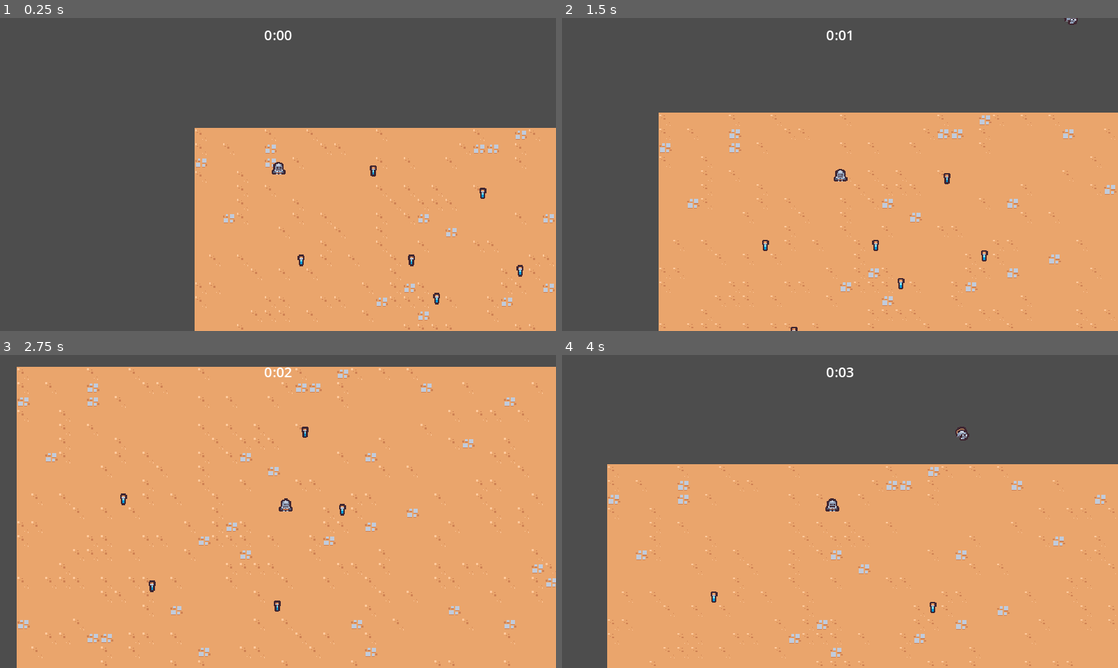
Above: before the commit, frames 1-4 (two rows, left to right).
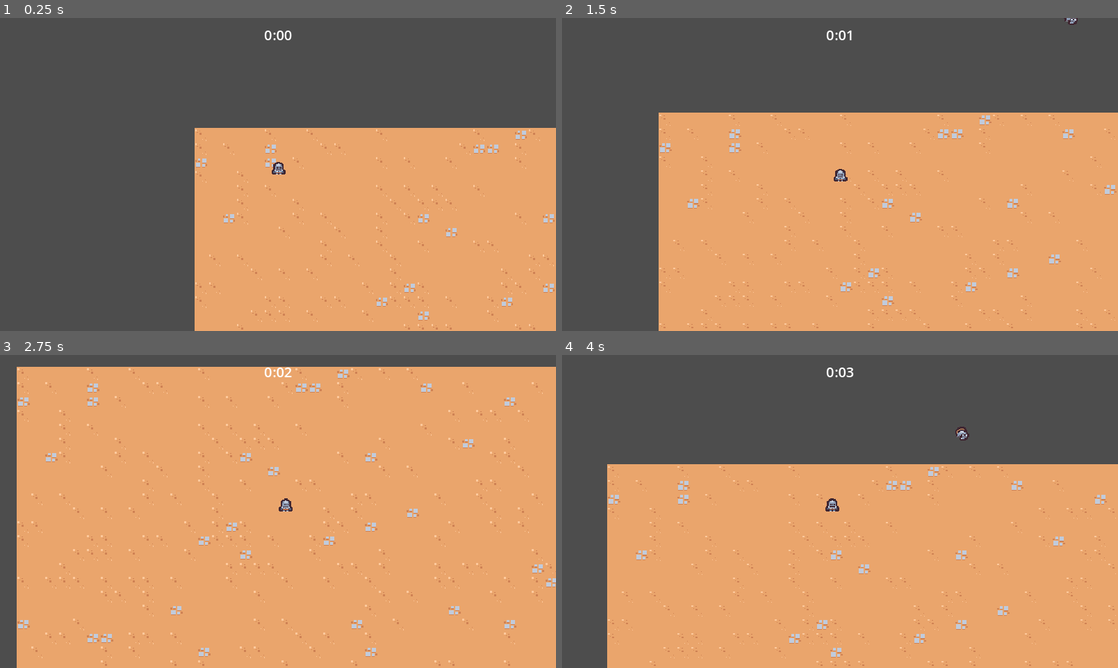
Above: after the commit, the same moments.

Repository: tchapley/2DSurvivorCourse
Game: Godot game, scene res://scenes/main/main.tscn
Same seed, same stepped clock (60 frames per second), same inputs: the game is played once before the commit and once after it.
Inputs:
- Up to frame 1 (0.25 s): no input
- Up to frame 2 (1.5 s): hold D (move_right) 0.53-1.28 s; hold S (move_down) from 1.28 s (still down)
- Up to frame 3 (2.75 s): release S (move_down) at 2.03 s; hold D (move_right) from 2.03 s (still down)
- Up to frame 4 (4 s): release D (move_right) at 2.78 s; hold W (move_up) 2.78-3.53 s; hold A (move_left) from 3.53 s (still down)

The runs differ from the first frame. In frame 1, 0.2% of the frame differs, in the area x 53-95%, y 47-92%; in frame 2, 0.2%; in frame 3, 0.2%; in frame 4, less than 0.1%.

Commit message:
Video 18: Introductory to components. Added a health component and a vial drop component

Diff:
--- /dev/null
+++ b/scenes/component/health_component.gd
@@ -0,0 +1,21 @@
+extends Node
+class_name HealthComponent
+
+signal died
+
+@export var max_health: float = 10
+
+var current_health
+
+
+func _ready():
+	current_health = max_health
+
+func damage(damage_amount: float):
+	current_health = max(current_health - damage_amount, 0)
+	Callable(check_death).call_deferred()
+
+func check_death():
+	if current_health == 0:
+		died.emit()
+		owner.queue_free()
--- /dev/null
+++ b/scenes/component/health_component.tscn
@@ -0,0 +1,6 @@
+[gd_scene load_steps=2 format=3 uid="uid://capyf4r3lrel1"]
+
+[ext_resource type="Script" path="res://scenes/component/health_component.gd" id="1_7tf1u"]
+
+[node name="HealthComponent" type="Node"]
+script = ExtResource("1_7tf1u")
--- /dev/null
+++ b/scenes/component/vial_drop_component.gd
@@ -0,0 +1,24 @@
+extends Node
+
+@export_range(0, 1) var drop_percent: float = .5
+@export var health_component: Node
+@export var vial_scene: PackedScene
+
+func _ready():
+	(health_component as HealthComponent).died.connect(on_died)
+
+
+func on_died():
+	if randf() > drop_percent:
+		return
+
+	if not vial_scene:
+		return
+
+	if not owner is Node2D:
+		return
+
+	var spawn_position = (owner as Node2D).global_position
+	var vial_instance = vial_scene.instantiate() as Node2D
+	owner.get_parent().add_child(vial_instance)
+	vial_instance.global_position = spawn_position
--- /dev/null
+++ b/scenes/component/vial_drop_component.tscn
@@ -0,0 +1,8 @@
+[gd_scene load_steps=3 format=3 uid="uid://qu13yug0nb1u"]
+
+[ext_resource type="Script" path="res://scenes/component/vial_drop_component.gd" id="1_uu4nt"]
+[ext_resource type="PackedScene" uid="uid://bvv6sjv5dh538" path="res://scenes/game_object/experience_vial/experience_vial.tscn" id="2_hocfi"]
+
+[node name="VialDropComponent" type="Node"]
+script = ExtResource("1_uu4nt")
+vial_scene = ExtResource("2_hocfi")
--- a/scenes/game_object/basic_enemy/basic_enemy.gd
+++ b/scenes/game_object/basic_enemy/basic_enemy.gd
@@ -2,17 +2,17 @@
 
 const MAX_SPEED = 40
 
-# Called when the node enters the scene tree for the first time.
+@onready var health_component: HealthComponent = $HealthComponent
+
+
 func _ready():
 	$Area2D.area_entered.connect(on_area_entered)
 
 
-# Called every frame. 'delta' is the elapsed time since the previous frame.
 func _process(delta):
 	var direction = get_direction_to_player()
 	velocity = direction * MAX_SPEED
 	move_and_slide()
-	pass
 
 
 func get_direction_to_player():
@@ -23,4 +23,4 @@
 
 
 func on_area_entered(other_area: Area2D):
-	queue_free()
+	health_component.damage(100)
--- a/scenes/game_object/basic_enemy/basic_enemy.tscn
+++ b/scenes/game_object/basic_enemy/basic_enemy.tscn
@@ -1,7 +1,9 @@
-[gd_scene load_steps=5 format=3]
+[gd_scene load_steps=7 format=3 uid="uid://c1a1fcujrvuud"]
 
 [ext_resource type="Script" path="res://scenes/game_object/basic_enemy/basic_enemy.gd" id="1_33tq3"]
 [ext_resource type="Texture2D" uid="uid://cohqjy1xdc26m" path="res://scenes/game_object/basic_enemy/basic_enemy.png" id="1_mrwio"]
+[ext_resource type="PackedScene" uid="uid://capyf4r3lrel1" path="res://scenes/component/health_component.tscn" id="2_iw5ye"]
+[ext_resource type="PackedScene" uid="uid://qu13yug0nb1u" path="res://scenes/component/vial_drop_component.tscn" id="3_djtgs"]
 
 [sub_resource type="CircleShape2D" id="CircleShape2D_rvawg"]
 radius = 12.0
@@ -14,6 +16,11 @@
 collision_mask = 9
 motion_mode = 1
 script = ExtResource("1_33tq3")
+
+[node name="HealthComponent" parent="." instance=ExtResource("2_iw5ye")]
+
+[node name="VialDropComponent" parent="." node_paths=PackedStringArray("health_component") instance=ExtResource("3_djtgs")]
+health_component = NodePath("../HealthComponent")
 
 [node name="Area2D" type="Area2D" parent="."]
 collision_layer = 0
--- a/scenes/main/main.tscn
+++ b/scenes/main/main.tscn
@@ -7,7 +7,6 @@
 [ext_resource type="PackedScene" uid="uid://c77d5a1eh2dhx" path="res://scenes/manager/arena_time_manager.tscn" id="2_vc17n"]
 [ext_resource type="PackedScene" path="res://scenes/game_object/game_camera/game_camera.tscn" id="3_enbv0"]
 [ext_resource type="PackedScene" uid="uid://dr27bsai3qgbf" path="res://scenes/manager/experience_manager.tscn" id="4_efmj3"]
-[ext_resource type="PackedScene" uid="uid://bvv6sjv5dh538" path="res://scenes/game_object/experience_vial/experience_vial.tscn" id="7_gml8w"]
 
 [node name="Main" type="Node"]
 
@@ -29,27 +28,3 @@
 
 [node name="Player" parent="." instance=ExtResource("1_cn58l")]
 position = Vector2(97, 54)
-
-[node name="ExperienceVial" parent="." instance=ExtResource("7_gml8w")]
-position = Vector2(279, 196)
-
-[node name="ExperienceVial2" parent="." instance=ExtResource("7_gml8w")]
-position = Vector2(332, 75)
-
-[node name="ExperienceVial3" parent="." instance=ExtResource("7_gml8w")]
-position = Vector2(156, 252)
-
-[node name="ExperienceVial4" parent="." instance=ExtResource("7_gml8w")]
-position = Vector2(250, 152)
-
-[node name="ExperienceVial5" parent="." instance=ExtResource("7_gml8w")]
-position = Vector2(375, 164)
-
-[node name="ExperienceVial6" parent="." instance=ExtResource("7_gml8w")]
-position = Vector2(300, 275)
-
-[node name="ExperienceVial7" parent="." instance=ExtResource("7_gml8w")]
-position = Vector2(123, 152)
-
-[node name="ExperienceVial8" parent="." instance=ExtResource("7_gml8w")]
-position = Vector2(206, 49)
Not shown: 1 places in scenes/main/main.tscn that only renumber resources
